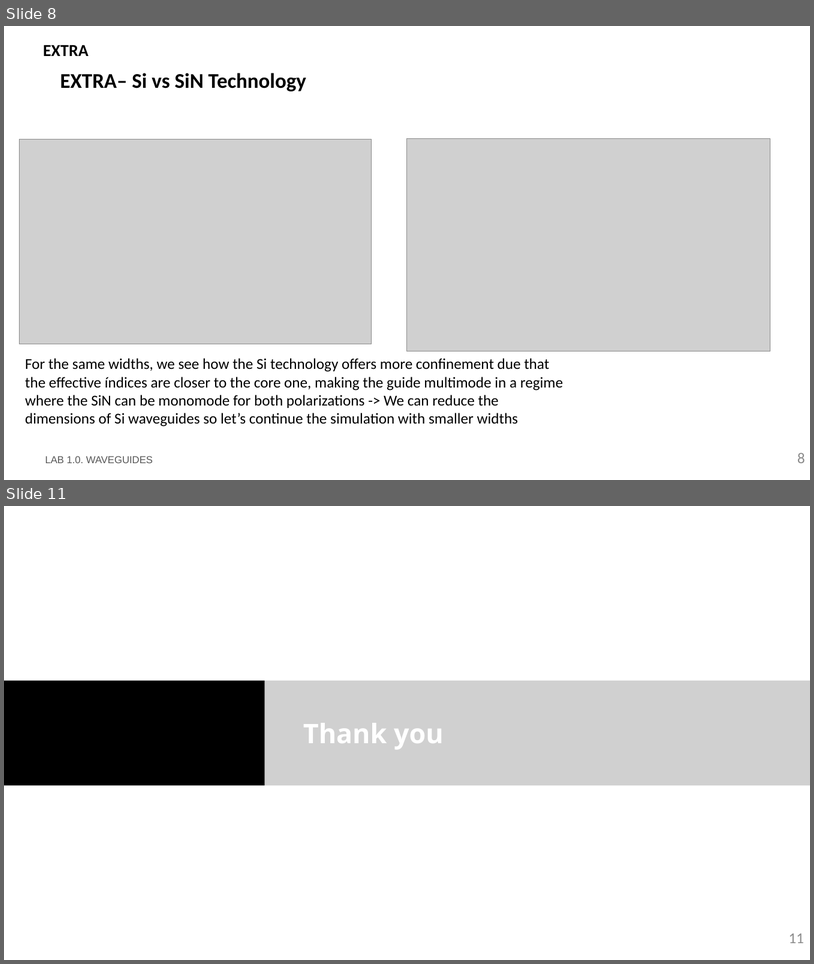
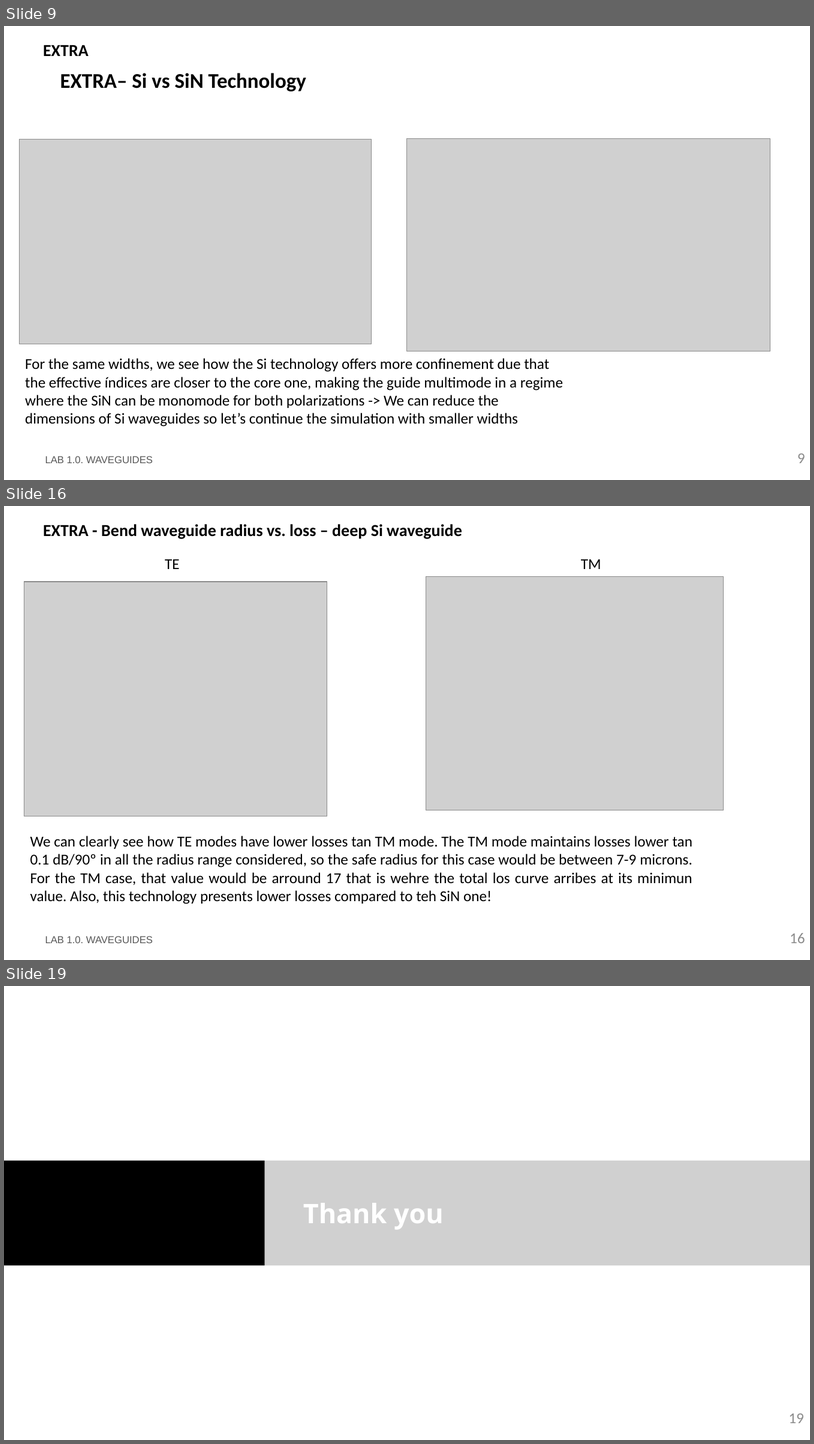
Before and after one commit to DBAEASE/pic-upv-lab1, a slide deck: LabBook_10.pptx. Shown one above the other, each under a label of ours: slides 8 and 11 before the commit, slides 9, 16 and 19 after it; the slides between them are not shown. The pictures are 814x964 and 814x1444 pixels, drawn with LibreOffice and Linux fonts; fonts in the diff are those of the drawing; grey boxes stand for pictures; background and template pictures are left out. Boxes give left, top, right and bottom in pixels: in the first picture for what was removed or moved away, otherwise in the second. Text is boxed around its words. In the diff, an @@ line names an element or a change of style, - is before the commit and + after.

Commit message:
Extra hecho

```diff
--- a/LabBook_10.pptx
+++ b/LabBook_10.pptx
@@ slide 16 added at <box>4,506,810,960</box>, background #FFFFFF @@
@@ title added at <box>43,524,462,539</box>, 20 pt, text #000000, bold @@
+EXTRA - Bend waveguide radius vs. loss – deep Si waveguide
@@ text added at <box>165,559,180,569</box>, 18 pt, text #000000 @@
+TE
@@ text added at <box>581,559,602,569</box>, 18 pt, text #000000 @@
+TM
@@ picture added at <box>426,577,724,810</box> @@
@@ picture added at <box>24,582,327,816</box> @@
@@ text added at <box>30,835,693,904</box>, 18 pt, text #000000 @@
+We can clearly see how TE modes have lower losses tan TM mode. The TM mode maintains losses lower tan 0.1 dB/90º in all the radius range considered, so the safe radius for this case would be between 7-9 microns. For the TM case, that value would be arround 17 that is wehre the total los curve arribes at its minimun value. Also, this technology presents lower losses compared to teh SiN one!
@@ text added at <box>45,936,153,943</box>, 12 pt, text #585858 @@
+LAB 1.0. WAVEGUIDES
@@ page number added at <box>790,933,806,943</box>, 18 pt, text #8C8C8C @@
+16
@@ what was slide 8 is now slide 9 @@
@@ page number at <box>798,453,806,463</box>: text changed @@
-8
+9
@@ what was slide 11 is now slide 19 @@
@@ page number at <box>789,1413,804,1423</box>: text changed @@
-11
+19
```
Also in this commit, not shown: 4 slides changed, 7 other slides added, 1 other file.
